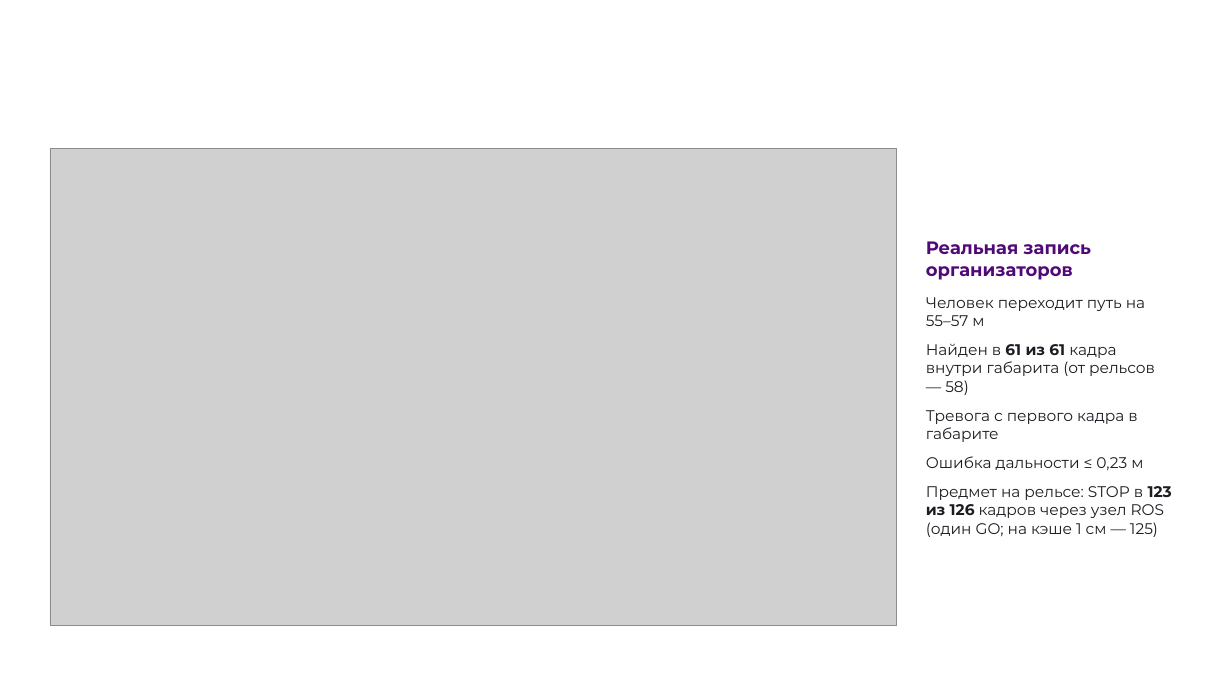
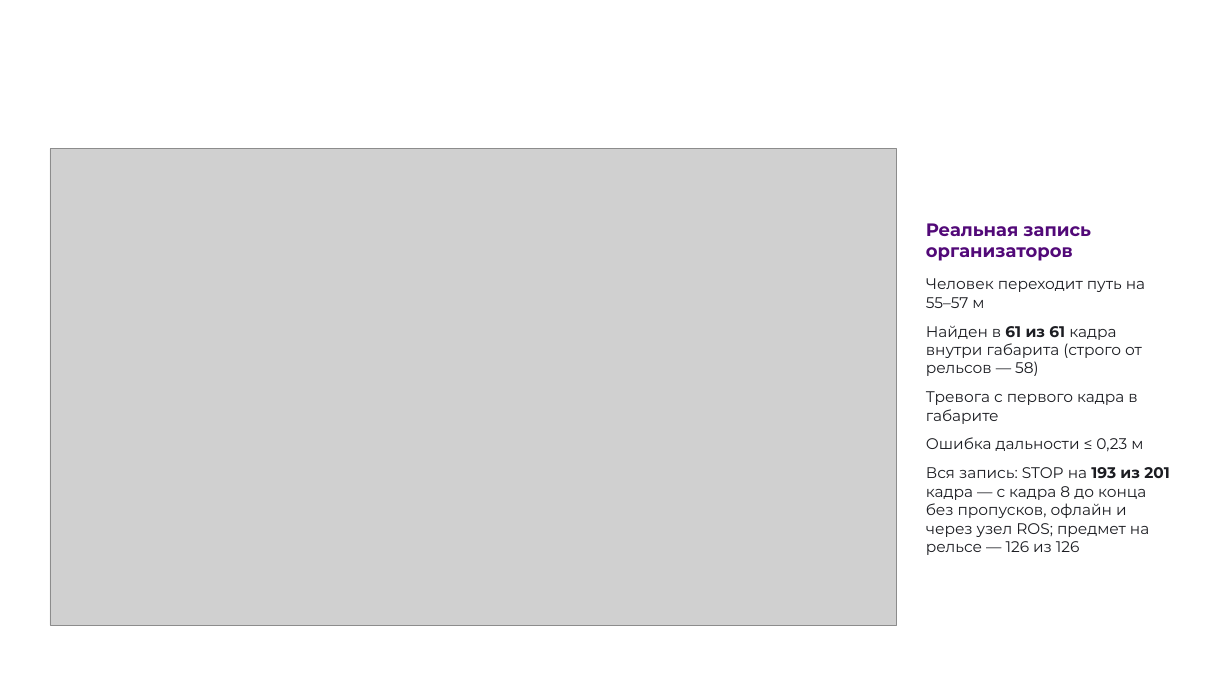
Before and after one commit to pmixay/ReSense, a slide deck: slide 9 of docs/presentation/ReSense_LCT2026.pptx. Drawn at 1232x693 pixels with LibreOffice and Linux fonts; fonts in the diff are those of the drawing; grey boxes stand for pictures; background and template pictures are left out. Boxes give left, top, right and bottom in pixels: in the first picture for what was removed or moved away, otherwise in the second. Text is boxed around its words. In the diff, an @@ line names an element or a change of style, - is before the commit and + after.

```diff
--- a/docs/presentation/ReSense_LCT2026.pptx
+++ b/docs/presentation/ReSense_LCT2026.pptx
@@ text at [926,325,1142,376]: text changed @@
-Найден в 61 из 61 кадра внутри габарита (от рельсов — 58)
+Найден в 61 из 61 кадра внутри габарита (строго от рельсов — 58)
@@ text at [926,467,1169,555]: text changed @@
-Предмет на рельсе: STOP в 123 из 126 кадров через узел ROS (один GO; на кэше 1 см — 125)
+Вся запись: STOP на 193 из 201 кадра — с кадра 8 до конца без пропусков, офлайн и через узел ROS; предмет на рельсе — 126 из 126
```
Also in this commit, not shown: 11 other slides changed, 43 other files.
